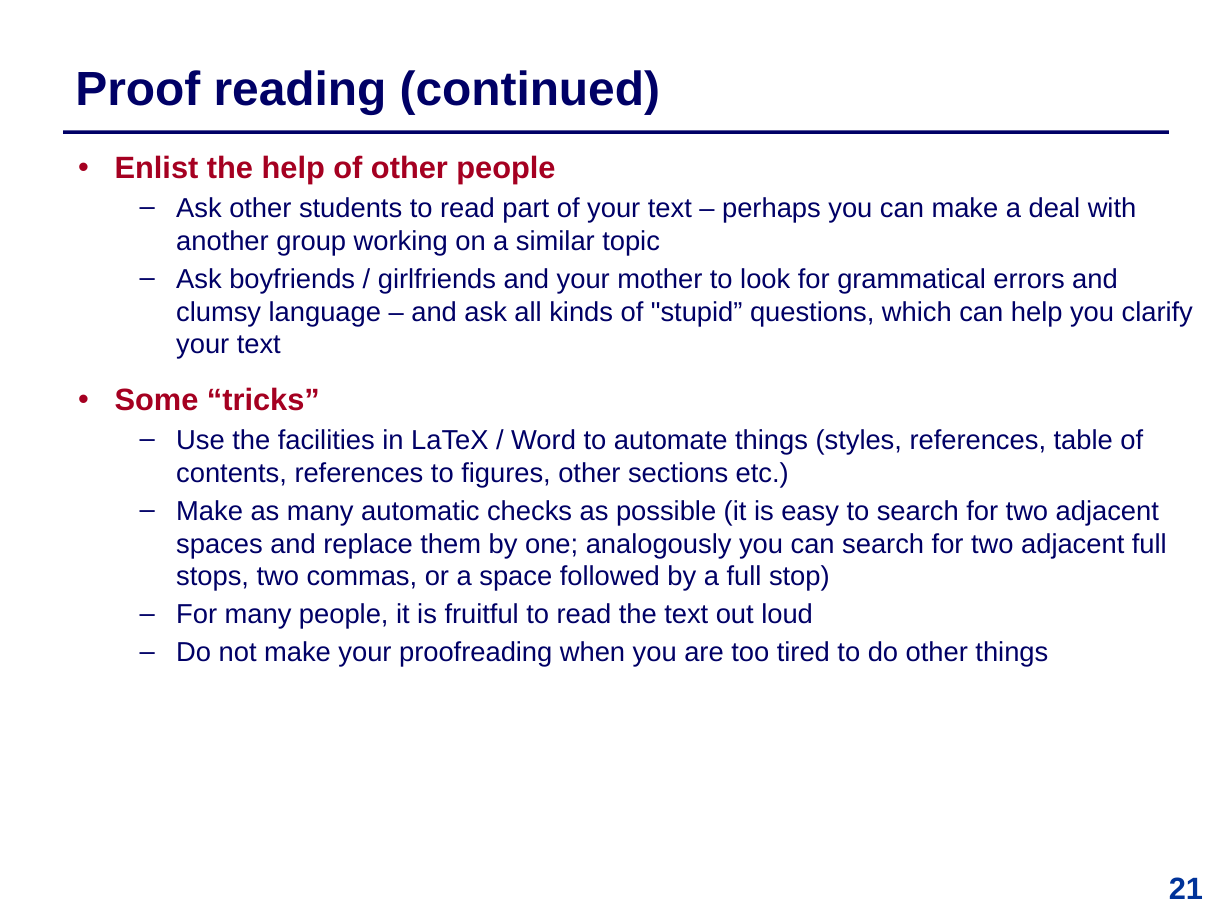
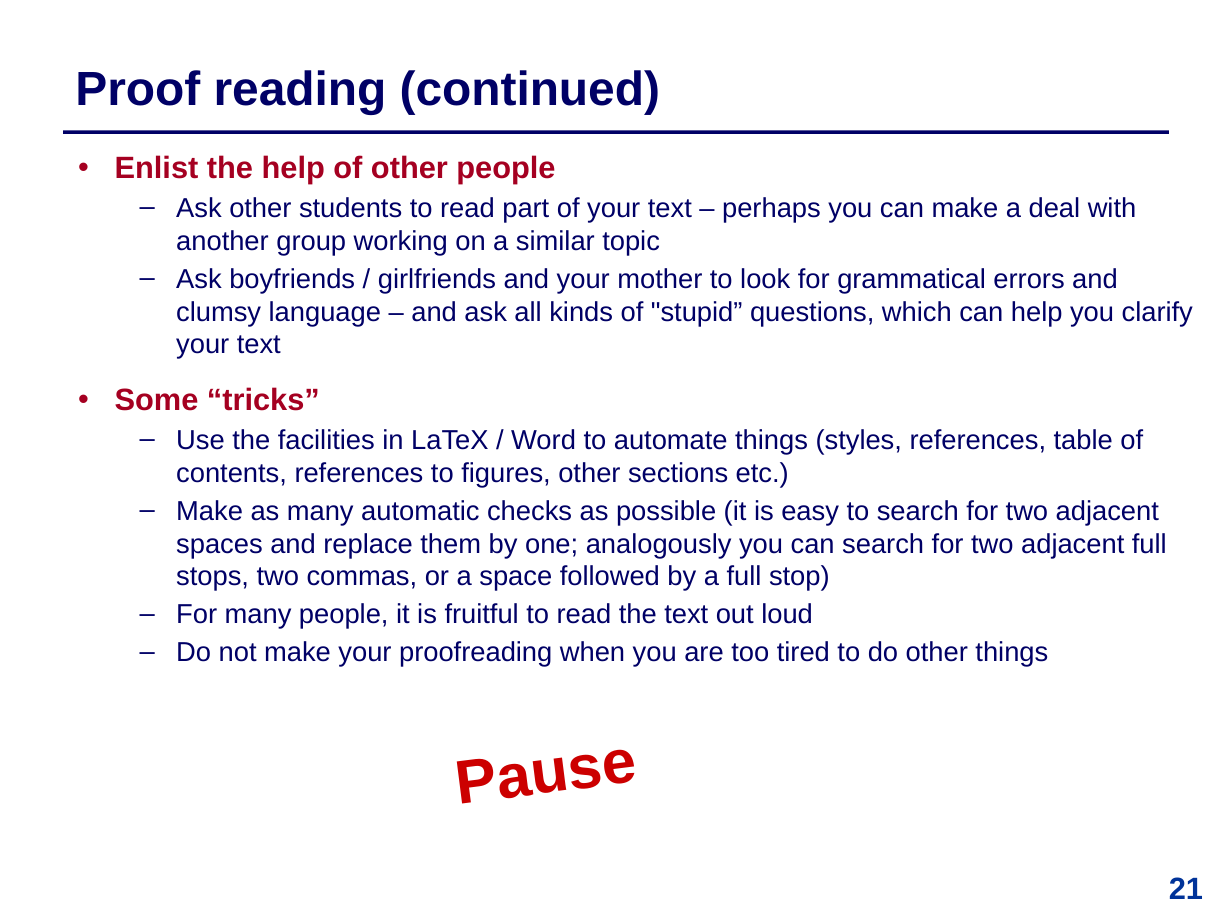
Before and after one commit to IntProgAU/Materiale, a slide deck: slide 21 of web/b25/2 Academic Writing and Oral Presentation.pptx. Drawn at 1232x924 pixels with LibreOffice and Linux fonts; fonts in the diff are those of the drawing. Boxes give left, top, right and bottom in pixels: in the first picture for what was removed or moved away, otherwise in the second. Text is boxed around its words. In the diff, an @@ line names an element or a change of style, - is before the commit and + after.

```diff
--- a/web/b25/2 Academic Writing and Oral Presentation.pptx
+++ b/web/b25/2 Academic Writing and Oral Presentation.pptx
@@ text added at [458, 749, 638, 804], 36 pt, text #CC0000, bold @@
+Pause
```
Also in this commit, not shown: 11 other slides changed.
